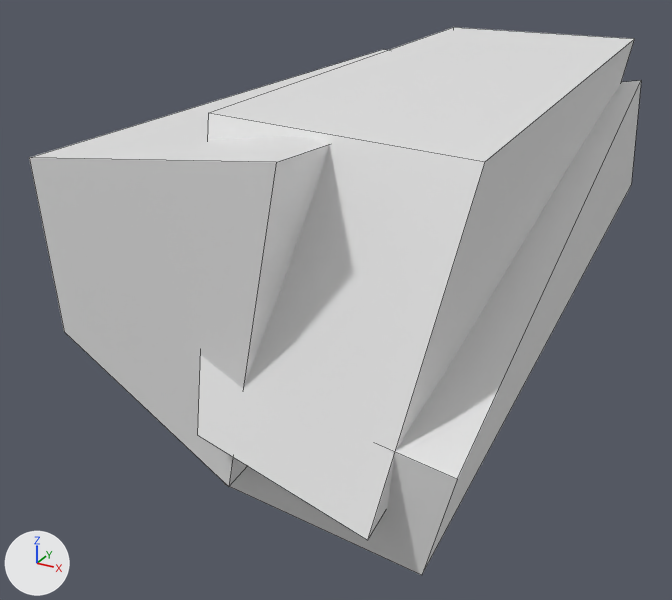
One commit to the FBX model BlackSmithGame/Assets/3Dmodels/bridgestart_2.fbx: the scene before it, then after it.
Before and after are seen from a 50 mm camera at (4.74, -3.94, 1.27) aimed at (1.85, 1.3, -1.35). Every picture has the same lights, and +X, +Y and +Z are marked at lower left. Mesh edges are drawn as thin lines. Where no turn or scale is listed for an object, it has been applied to the vertices.

Names of what the first picture shows: 'bridgestart_2'.
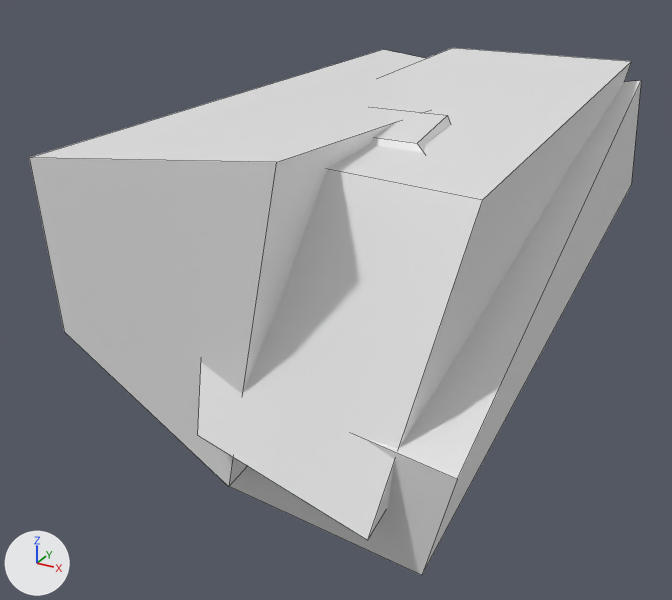
The change, as a diff of the scene's bpy script:
```diff
--- a/BlackSmithGame/Assets/3Dmodels/bridgestart_2.fbx.py
+++ b/BlackSmithGame/Assets/3Dmodels/bridgestart_2.fbx.py
@@ me_bridgestart_2 @@
 me_bridgestart_2.from_pydata(...)  # 32 vertices, 22 faces; spans x 0.56..3.54, y -0.73..4.0, z -1.96..0.19
 # used by ob_bridgestart_2; location = (0.0, 0.0, 0.0)
 # before: 1 (1.74, 0.09, 0.19) at pixel (208, 112), 3 (1.55, 4.0, 0.18) at pixel (453, 27), 5 (3.36, -0.06, 0.17) at pixel (485, 161), 7 (3.12, 4.0, 0.18) at pixel (634, 38)
+# me_bridgestart_2 part 1
+for i in [1, 3, 5, 7]: me_bridgestart_2.vertices[i].co += Vector((0.0, 0.0, -0.18))
```

Boxes [x1, y1, x2, y2] around the edits, measured in the pictures (672 x 600 px; the box of a moved part takes in the faces that stretch with it):
'bridgestart_2', reshaped: before [29, 27, 641, 575]; after [29, 48, 641, 575]
part 1 of me_bridgestart_2, moved or reshaped: before [198, 27, 634, 540]; after [198, 48, 632, 540]
